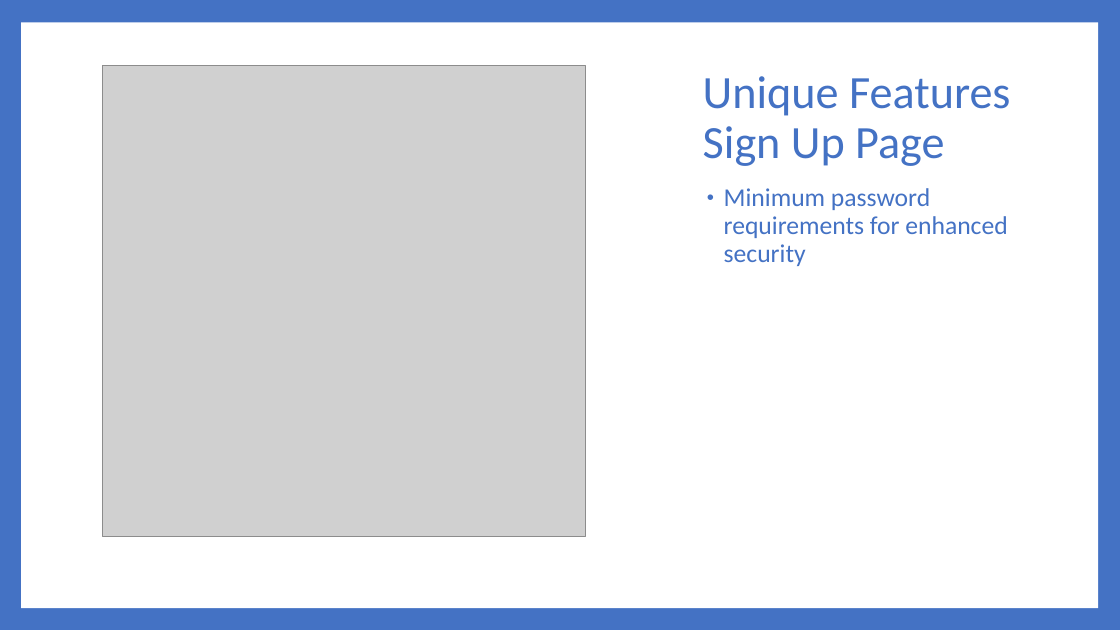
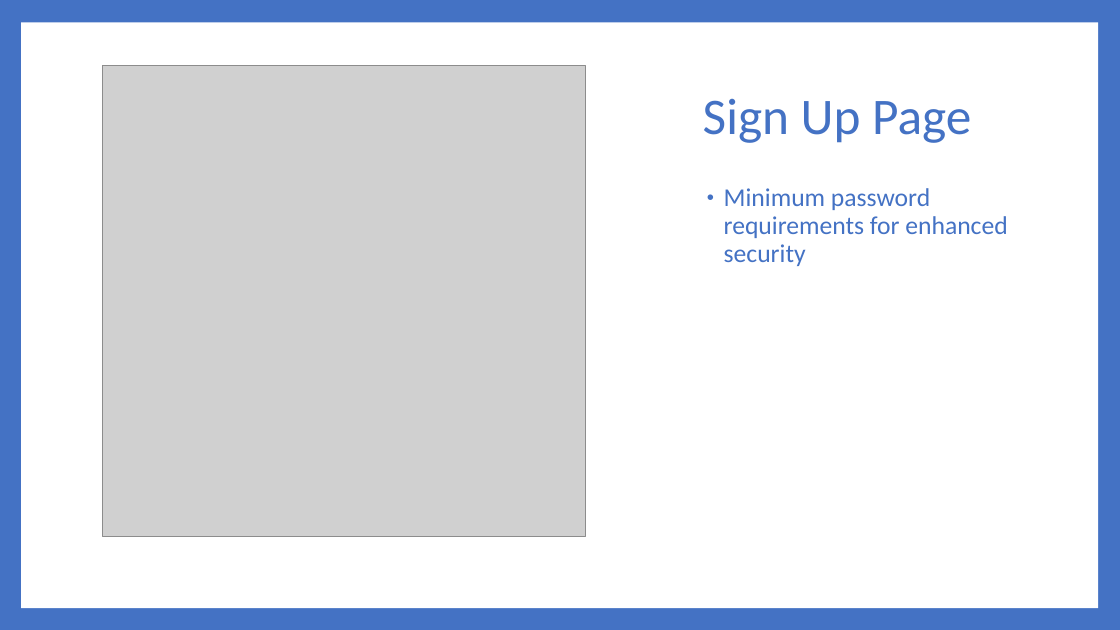
Before and after one commit to Dwaddle26/EncryptNotes, a slide deck: slide 7 of Phase 4 Documentation/Team_2_Presentation_4.pptx. Drawn at 1120x630 pixels with LibreOffice and Linux fonts; fonts in the diff are those of the drawing; grey boxes stand for pictures. Boxes give left, top, right and bottom in pixels: in the first picture for what was removed or moved away, otherwise in the second. Text is boxed around its words. In the diff, an @@ line names an element or a change of style, - is before the commit and + after.

```diff
--- a/Phase 4 Documentation/Team_2_Presentation_4.pptx
+++ b/Phase 4 Documentation/Team_2_Presentation_4.pptx
@@ title at [703,98,971,143]: text changed; size 39.6 to 44 pt @@
-Unique Features
-Sign Up Page
+Sign Up Page
```
Also in this commit, not shown: 5 other slides changed, 3 other files.
